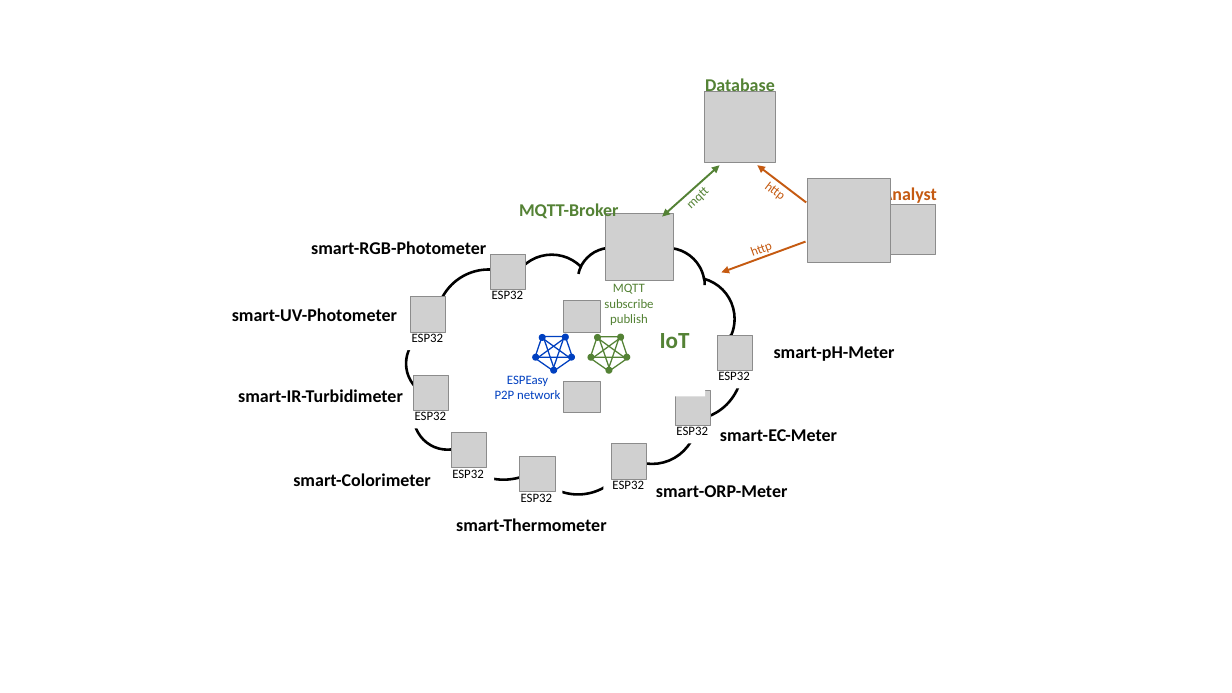
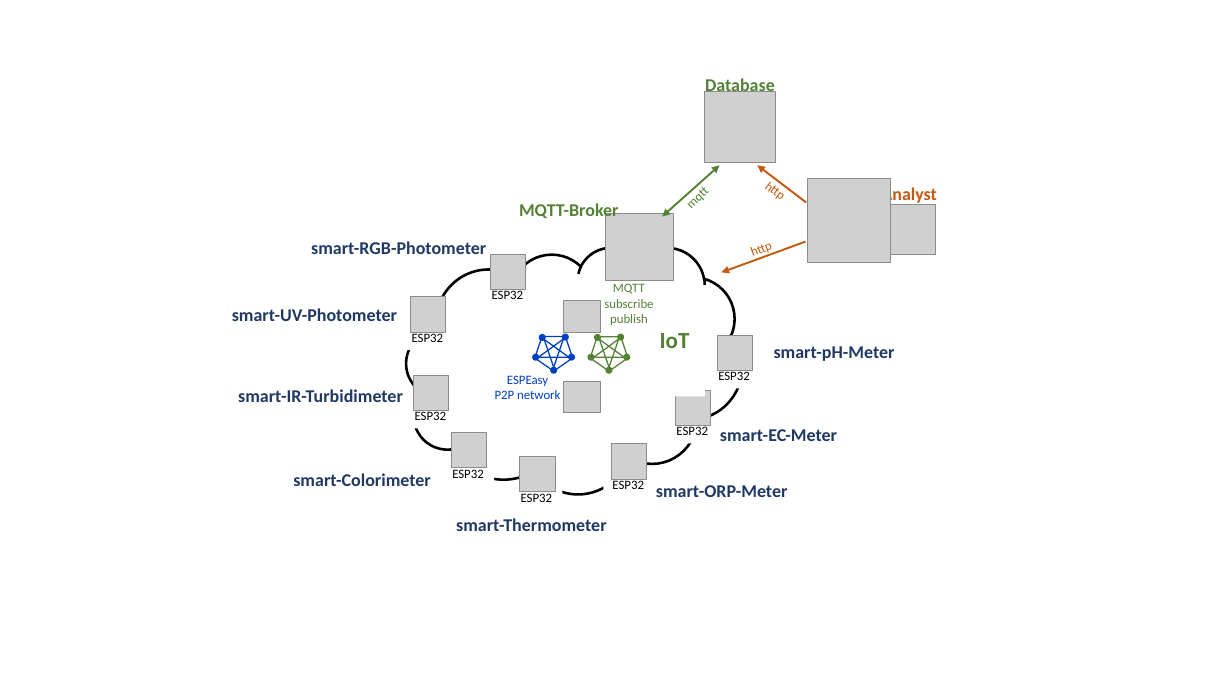
Before and after one commit to smartaquametering/smartPhotometer, a slide deck: slide 2 of setup/network.pptx. Drawn at 1232x693 pixels with LibreOffice and Linux fonts; fonts in the diff are those of the drawing; grey boxes stand for pictures. Boxes give left, top, right and bottom in pixels: in the first picture for what was removed or moved away, otherwise in the second. Text is boxed around its words. In the diff, an @@ line names an element or a change of style, - is before the commit and + after.

```diff
--- a/setup/network.pptx
+++ b/setup/network.pptx
@@ text colour #000000 to #203864 in 8 elements at [238,389,403,402], [293,473,430,486], [232,308,397,321], [656,485,788,497], [720,429,837,441], [774,346,895,361], [456,518,606,531], [311,241,486,254] @@
```
Also in this commit, not shown: 2 other files.
